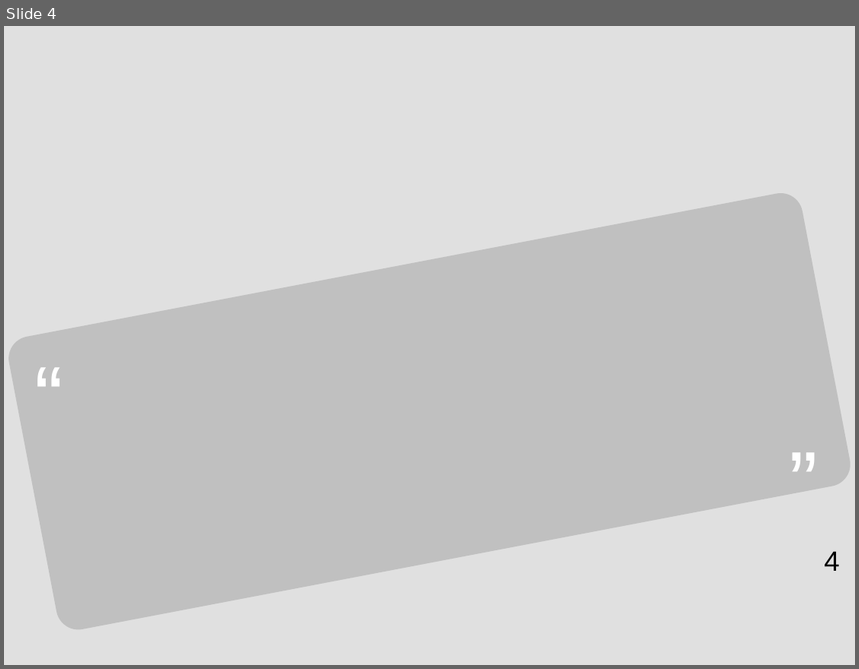
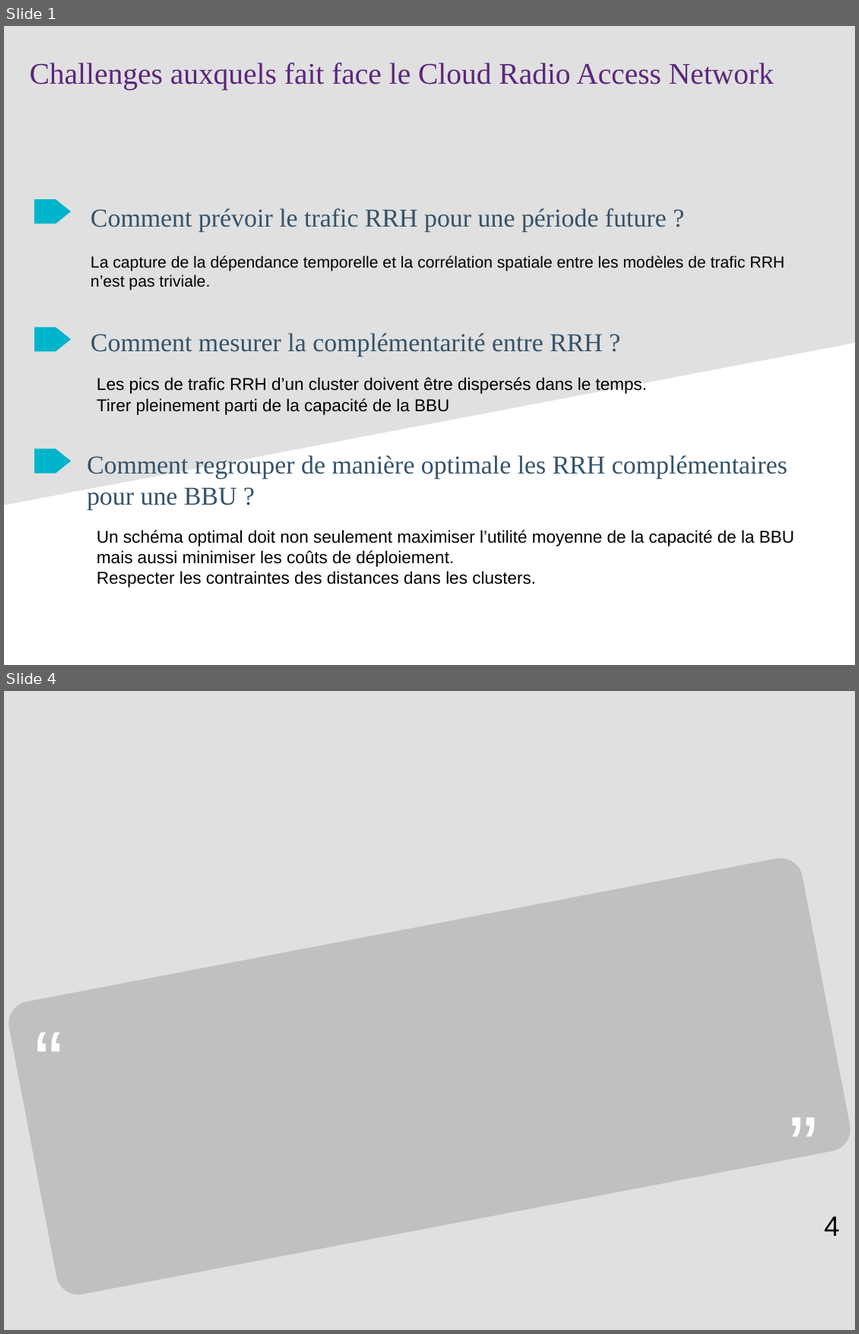
Before and after one commit to touzariLiticia/PLDAC, a slide deck: Presentation 1.odp. Shown one above the other, each under a label of ours: slide 4 before the commit, slides 1 and 4 after it; the slides between them are not shown. The pictures are 859x669 and 859x1334 pixels, drawn with LibreOffice and Linux fonts; fonts in the diff are those of the drawing. Boxes give left, top, right and bottom in pixels: in the first picture for what was removed or moved away, otherwise in the second. Text is boxed around its words. In the diff, an @@ line names an element or a change of style, - is before the commit and + after.

Commit message:
presentation 1.2

```diff
--- a/Presentation 1.odp
+++ b/Presentation 1.odp
@@ slide 1 added at bbox=[4, 26, 855, 665], background #FFFFFF @@
@@ freeform shape added at bbox=[4, 26, 855, 505], fill #E0E0E0 @@
@@ text added at bbox=[30, 62, 774, 90], 28 pt, text #5B277D @@
+Challenges auxquels fait face le Cloud Radio Access Network
@@ freeform shape added at bbox=[34, 199, 70, 223], fill #00B4CC @@
@@ text added at bbox=[91, 208, 667, 232], 24 pt, text #355269 @@
+Comment prévoir le trafic RRH pour une période future ?
@@ text added at bbox=[91, 256, 785, 290], 15 pt, text #000000 @@
+La capture de la dépendance temporelle et la corrélation spatiale entre les modèles de trafic RRH n’est pas triviale.
@@ freeform shape added at bbox=[34, 327, 70, 351], fill #00B4CC @@
@@ text added at bbox=[91, 333, 603, 357], 24 pt, text #355269 @@
+Comment mesurer la complémentarité entre RRH ?
@@ text added at bbox=[97, 377, 648, 415], 16 pt, text #000000 @@
+Les pics de trafic RRH d’un cluster doivent être dispersés dans le temps.
+Tirer pleinement parti de la capacité de la BBU
@@ freeform shape added at bbox=[34, 449, 70, 472], fill #00B4CC @@
@@ text added at bbox=[87, 455, 788, 510], 24 pt, text #355269 @@
+Comment regrouper de manière optimale les RRH complémentaires pour une BBU ?
@@ text added at bbox=[97, 530, 794, 588], 16 pt, text #000000 @@
+Un schéma optimal doit non seulement maximiser l’utilité moyenne de la capacité de la BBU mais aussi minimiser les coûts de déploiement.
+Respecter les contraintes des distances dans les clusters.
```
Also in this commit, not shown: 2 other slides added, 3 slides removed, 2 other files.
